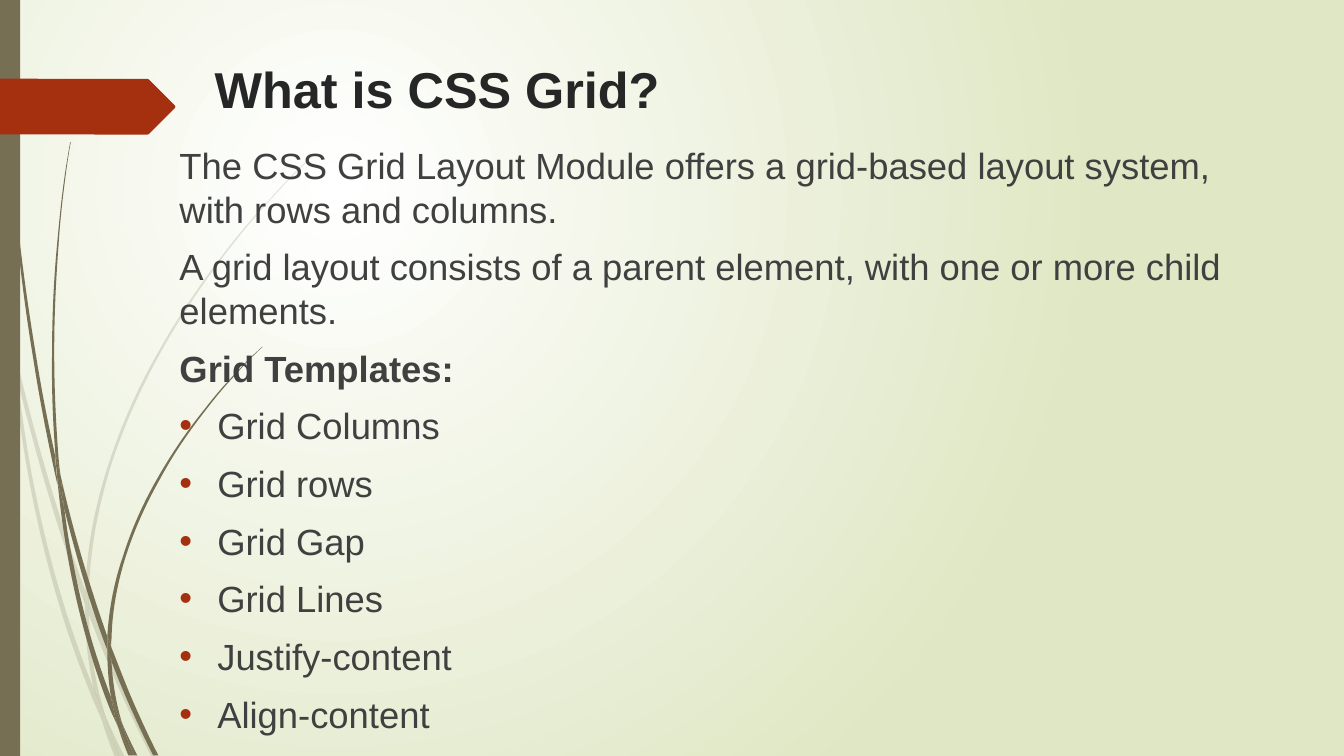
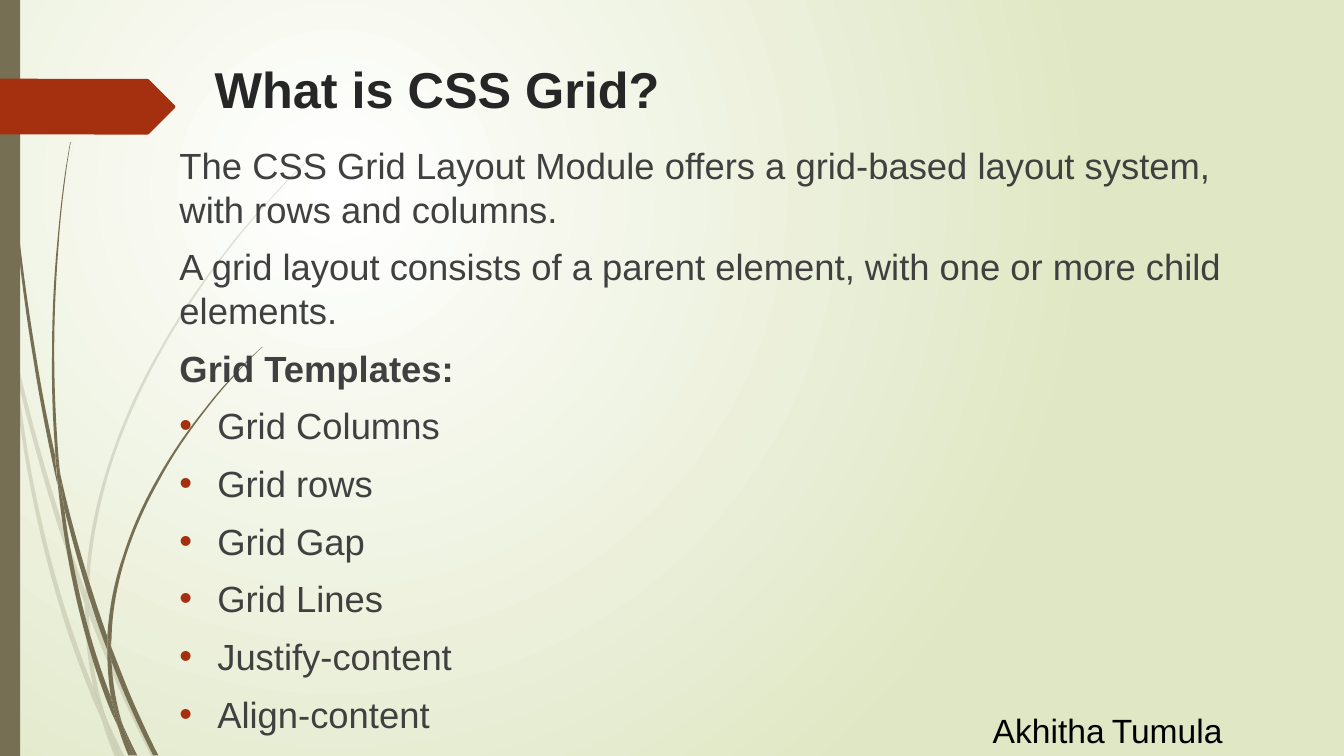
Before and after one commit to Rithima-Reddy/CSS-FLEXBOX, a slide deck: slide 10 of Group No.pptx. Drawn at 1344x756 pixels with LibreOffice and Linux fonts; fonts in the diff are those of the drawing. Boxes give left, top, right and bottom in pixels: in the first picture for what was removed or moved away, otherwise in the second. Text is boxed around its words. In the diff, an @@ line names an element or a change of style, - is before the commit and + after.

```diff
--- a/Group No.pptx
+++ b/Group No.pptx
@@ text added at bbox=[993, 718, 1223, 744], 24 pt, text #000000 @@
+Akhitha Tumula
```
Also in this commit, not shown: 9 other slides changed.
